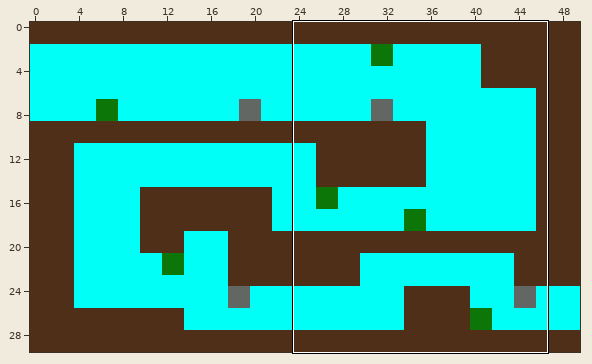
Two states of a Tiled map, android/assets/lvl/piialevel.tmx. The picture above shows the old version from afar; the outline marks the close-up.
Close-up. Before the commit:
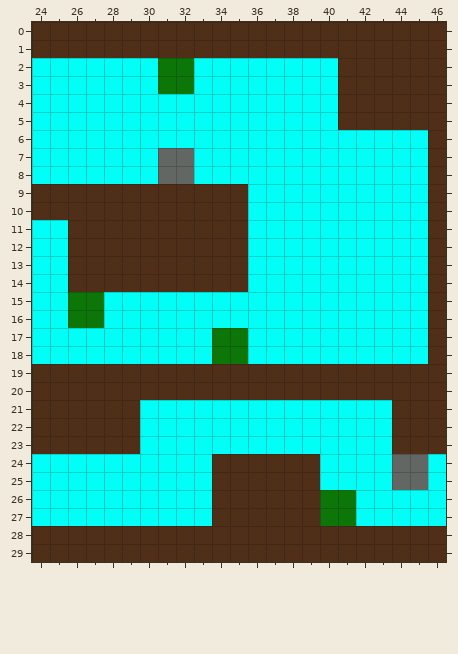
Cells are 128x128 px. Shown: x 24..46, y 0..29. The commit also changed other parts of the map, which this record leaves out.
New version:
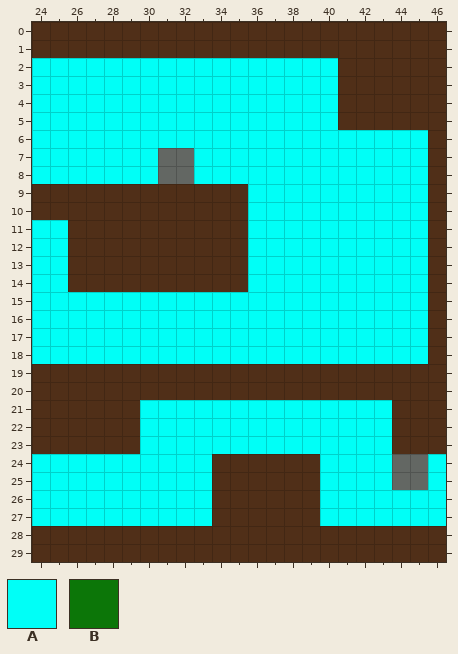
Key: from "colortiles": A 0, B 1.
_ is an empty cell, . an unchanged one.
The exact change:
--- layer "background"
@@ x 26..35 @@
-15 __........
-16 __........
-17 ........__
-18 ........__
+15 AA........
+16 AA........
+17 ........AA
+18 ........AA
@@ x 40..41 @@
-26 __
-27 __
+26 AA
+27 AA
--- layer "grass-texture" (now hidden)
@@ x 31..32 @@
- 2 BB
- 3 BB
+ 2 __
+ 3 __
@@ x 26..35 @@
-15 BB........
-16 BB........
-17 ........BB
-18 ........BB
+15 __........
+16 __........
+17 ........__
+18 ........__
@@ x 40..41 @@
-26 BB
-27 BB
+26 __
+27 __
